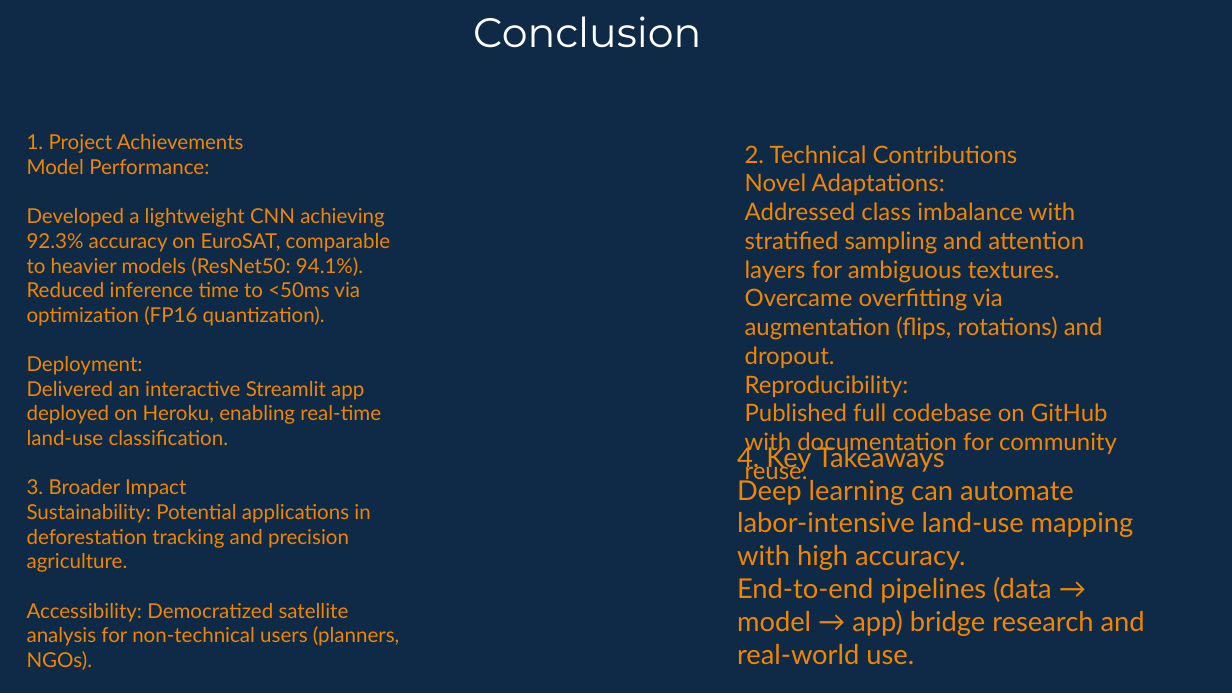
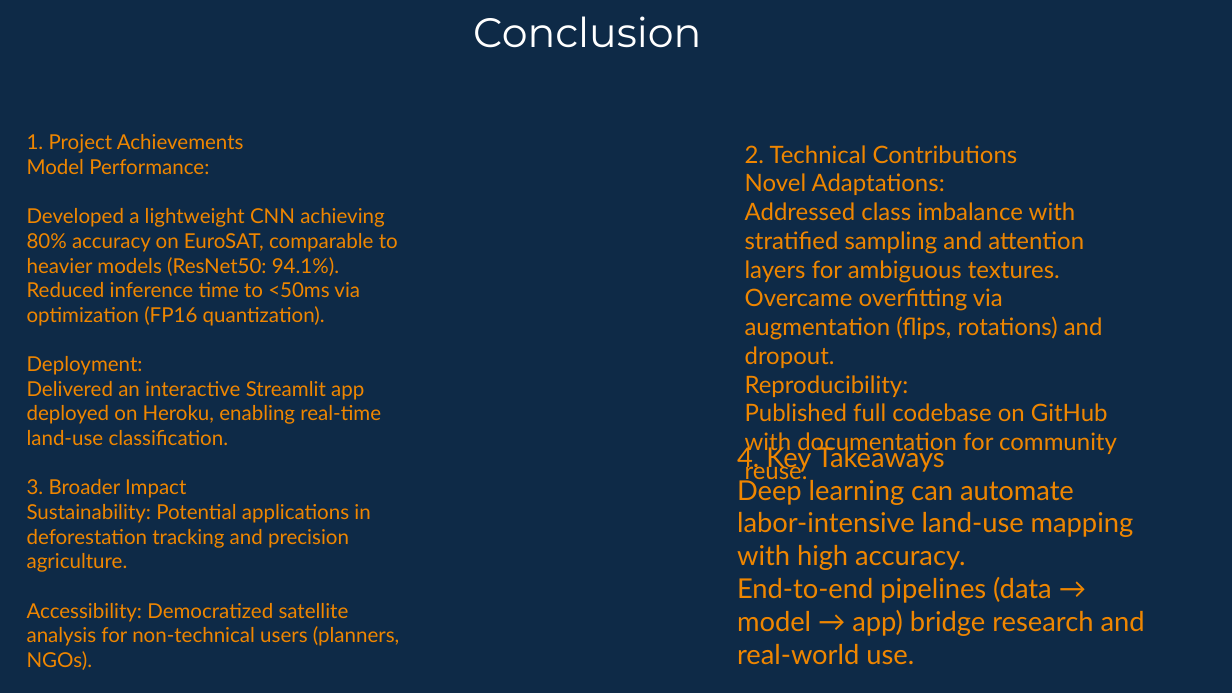
Before and after one commit to OmarTamer2004/depi-project-, a slide deck: slide 21 of PRESENTATION.pptx (slide 22 before the commit). Drawn at 1232x693 pixels with LibreOffice and Linux fonts; fonts in the diff are those of the drawing. Boxes give left, top, right and bottom in pixels: in the first picture for what was removed or moved away, otherwise in the second. Text is boxed around its words. In the diff, an @@ line names an element or a change of style, - is before the commit and + after.

```diff
--- a/PRESENTATION.pptx
+++ b/PRESENTATION.pptx
@@ text at [27,208,398,276]: text changed @@
-Developed a lightweight CNN achieving 92.3% accuracy on EuroSAT, comparable to heavier models (ResNet50: 94.1%).
+Developed a lightweight CNN achieving 80% accuracy on EuroSAT, comparable to heavier models (ResNet50: 94.1%).
```
Also in this commit, not shown: 6 other slides changed, 1 slide removed.
